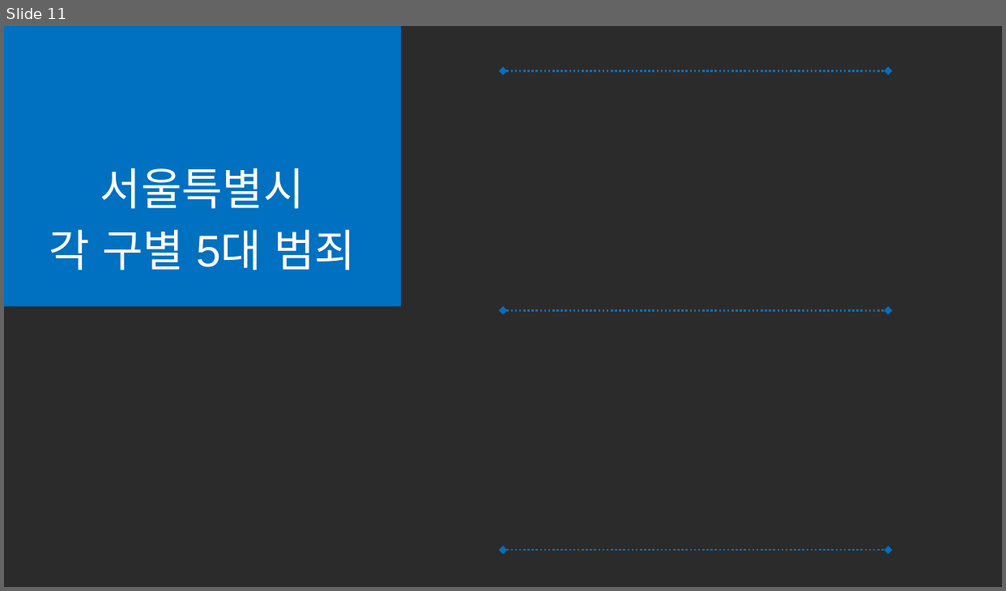
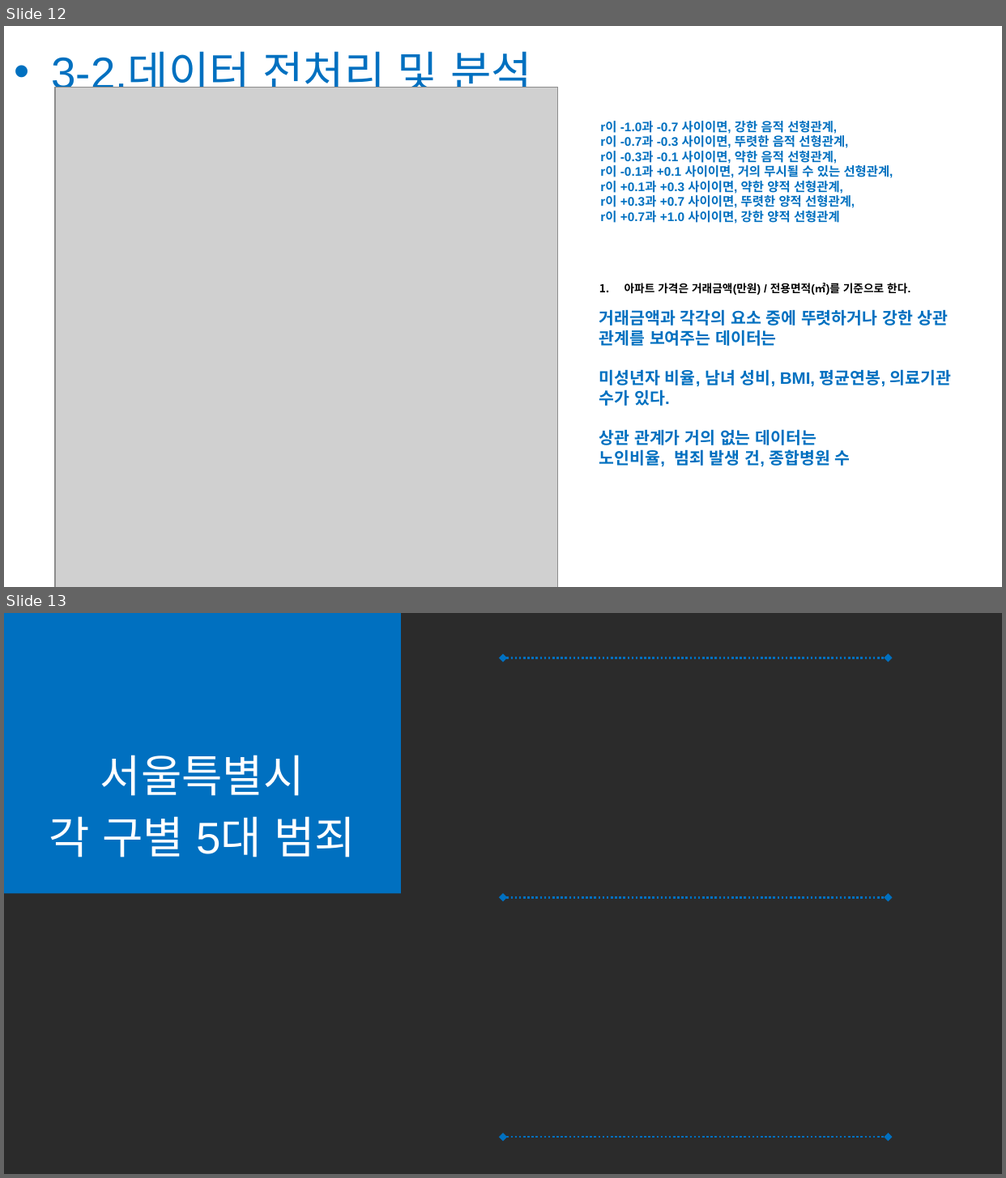
Before and after one commit to laits1/TIL, a slide deck: project/1)data분석 프로젝트/발표 문서자료/부데찌개팀_PPT(장건희_수정).pptx. Shown one above the other, each under a label of ours: slide 11 before the commit, slides 12 and 13 after it. The pictures are 1006x591 and 1006x1178 pixels, drawn with LibreOffice and Linux fonts; fonts in the diff are those of the drawing; grey boxes stand for pictures; background and template pictures are left out; a plain dark background stands for a picture behind light text. Boxes give left, top, right and bottom in pixels: in the first picture for what was removed or moved away, otherwise in the second. Text is boxed around its words. In the diff, an @@ line names an element or a change of style, - is before the commit and + after.

```diff
--- a/project/1)data분석 프로젝트/발표 문서자료/부데찌개팀_PPT(장건희_수정).pptx
+++ b/project/1)data분석 프로젝트/발표 문서자료/부데찌개팀_PPT(장건희_수정).pptx
@@ slide 12 added at (4, 26, 1002, 587), background picture (left out) @@
@@ text added at (51, 51, 532, 100), 32 pt, text #0070C0 @@
+• 3-2.데이터 전처리 및 분석
@@ picture added at (55, 87, 558, 587) @@
@@ text added at (600, 121, 893, 224), 9 pt, text #0070C0, bold @@
+r이 -1.0과 -0.7 사이이면, 강한 음적 선형관계,
+r이 -0.7과 -0.3 사이이면, 뚜렷한 음적 선형관계,
+r이 -0.3과 -0.1 사이이면, 약한 음적 선형관계,
+r이 -0.1과 +0.1 사이이면, 거의 무시될 수 있는 선형관계,
+r이 +0.1과 +0.3 사이이면, 약한 양적 선형관계,
+r이 +0.3과 +0.7 사이이면, 뚜렷한 양적 선형관계,
+r이 +0.7과 +1.0 사이이면, 강한 양적 선형관계
@@ text added at (599, 283, 951, 467), 12 pt, text #0070C0, bold @@
+1. 아파트 가격은 거래금액(만원) / 전용면적(㎡)를 기준으로 한다.
+거래금액과 각각의 요소 중에 뚜렷하거나 강한 상관 관계를 보여주는 데이터는
+미성년자 비율, 남녀 성비, BMI, 평균연봉, 의료기관 수가 있다.
+상관 관계가 거의 없는 데이터는
+노인비율, 범죄 발생 건, 종합병원 수
@@ what was slide 11 is now slide 13 @@
```
Also in this commit, not shown: 1 slide changed, 2 other slides added, 3 other files.
